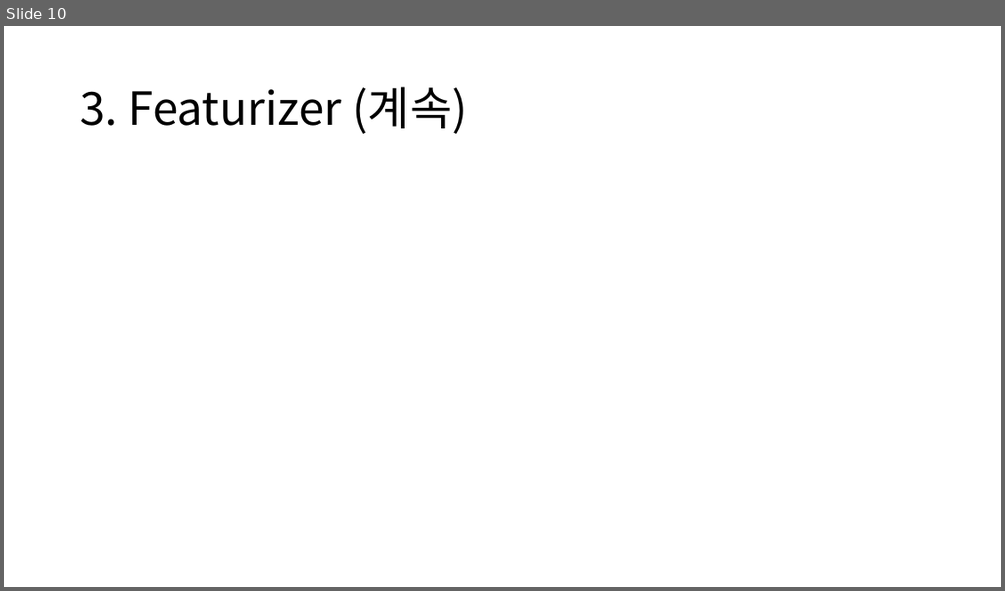
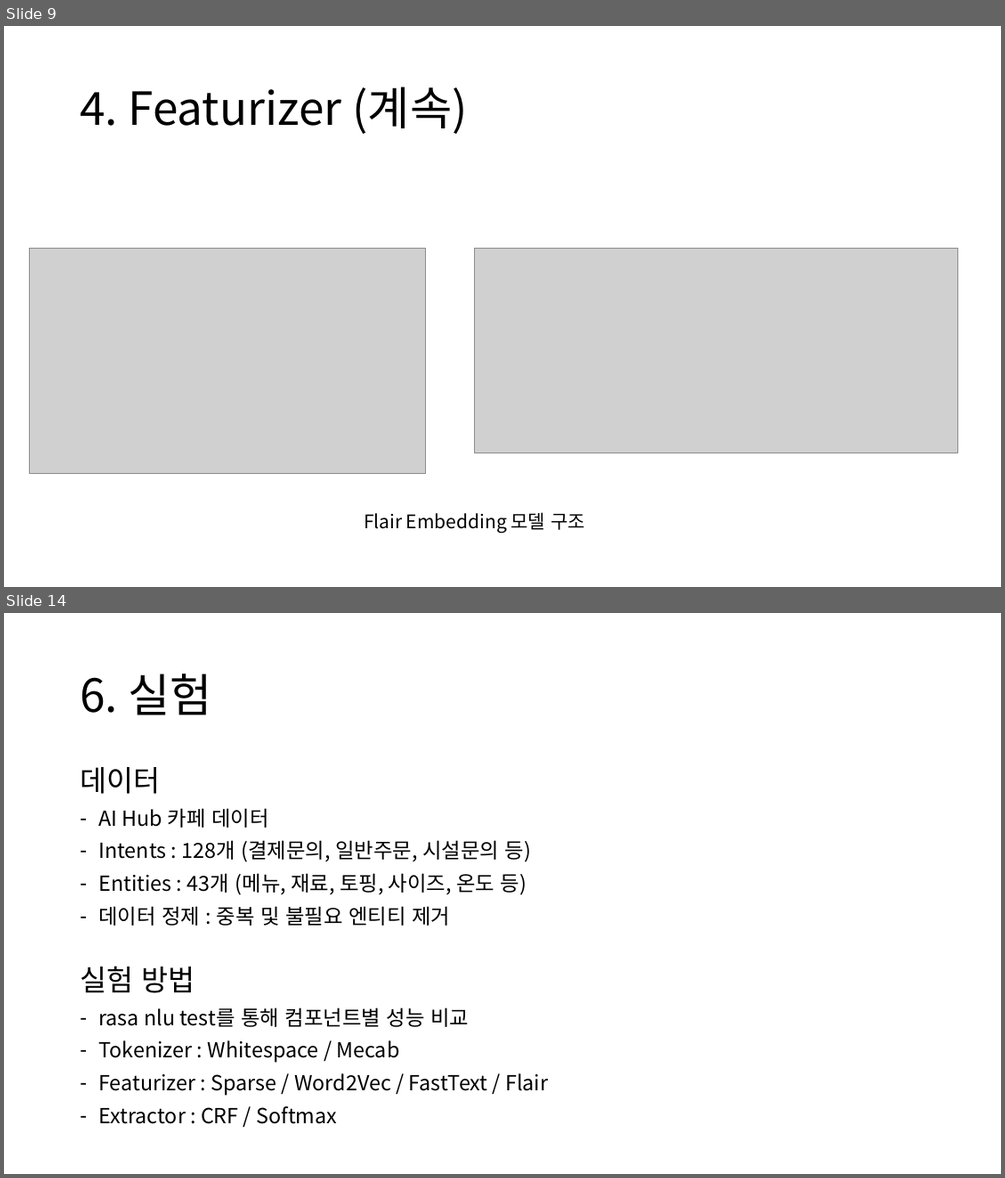
Before and after one commit to yongsun-yoon/chatbot, a slide deck: Rasa custom NLU 모델 개발.pptx. Shown one above the other, each under a label of ours: slide 10 before the commit, slides 9 and 14 after it; the slides between them are not shown. The pictures are 1005x591 and 1005x1178 pixels, drawn with LibreOffice and Linux fonts; fonts in the diff are those of the drawing; grey boxes stand for pictures. Boxes give left, top, right and bottom in pixels: in the first picture for what was removed or moved away, otherwise in the second. Text is boxed around its words. In the diff, an @@ line names an element or a change of style, - is before the commit and + after.

```diff
--- a/Rasa custom NLU 모델 개발.pptx
+++ b/Rasa custom NLU 모델 개발.pptx
@@ slide 14 added at <box>4,613,1001,1174</box>, background #FFFFFF @@
@@ title added at <box>80,674,212,715</box>, 44 pt, text #000000 @@
+6. 실험
@@ text added at <box>80,767,531,925</box>, 20 pt, text #000000 @@
+데이터
+– AI Hub 카페 데이터
+– Intents : 128개 (결제문의, 일반주문, 시설문의 등)
+– Entities : 43개 (메뉴, 재료, 토핑, 사이즈, 온도 등)
+– 데이터 정제 : 중복 및 불필요 엔티티 제거
@@ text added at <box>80,965,548,1124</box>, 20 pt, text #000000 @@
+실험 방법
+– rasa nlu test를 통해 컴포넌트별 성능 비교
+– Tokenizer : Whitespace / Mecab
+– Featurizer : Sparse / Word2Vec / FastText / Flair
+– Extractor : CRF / Softmax
@@ what was slide 10 is now slide 9 @@
@@ slide 9 changed as well @@
@@ title at <box>80,87,468,134</box>: text changed @@
-3. Featurizer (계속)
+4. Featurizer (계속)
@@ picture added at <box>30,248,426,473</box> @@
@@ picture added at <box>474,248,957,452</box> @@
@@ text added at <box>364,512,585,533</box>, 18 pt, text #000000 @@
+Flair Embedding 모델 구조
```
Also in this commit, not shown: 8 other slides changed, 8 other slides added, 3 slides removed, 26 other files.
